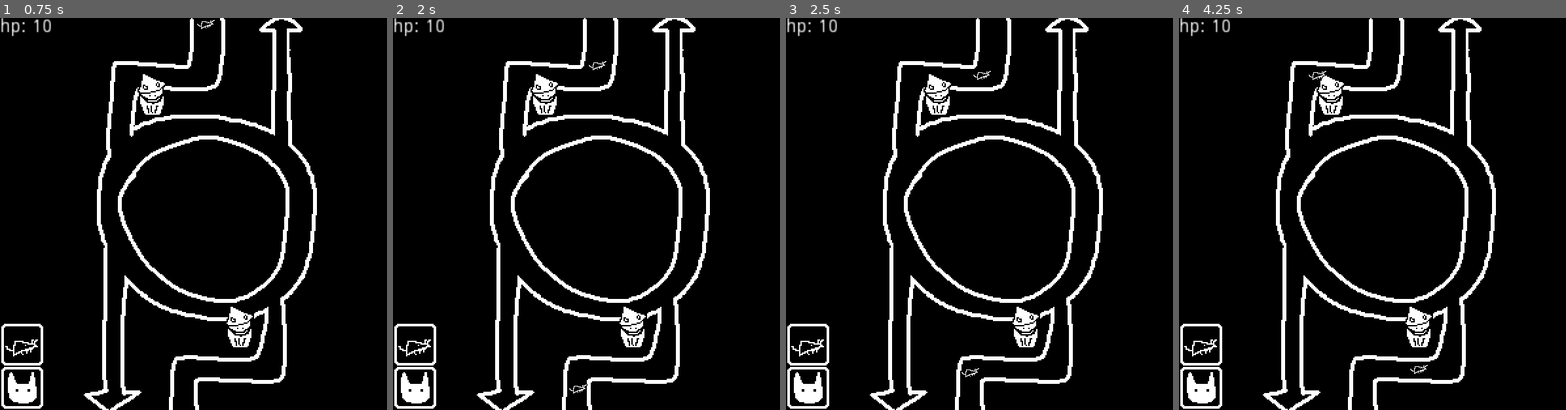
Above: before the commit, frames 1-4 (left to right).
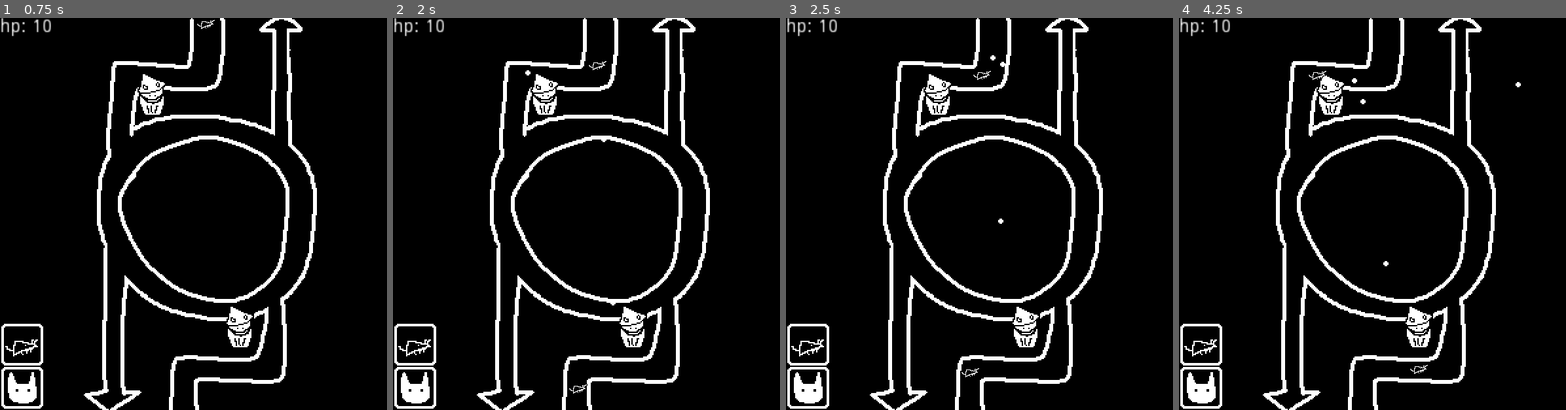
Above: after the commit, the same moments.

Repository: andymjchang/gmtk-2023
Game: Godot game, scene res://Scenes/Main.tscn
Two runs of this game, one before a commit and one after it. Both use one fixed random seed, a clock stepped at 60 frames per second and the inputs below.
Inputs (mouse positions are in pixels of both pictures, inside the frame that each line leads up to):
- Up to frame 1 (0.75 s): tap Enter at 0.5 s; move the mouse to (23, 343) at 0.52 s; click (23, 343) at 0.6 s
- Up to frame 2 (2 s): move the mouse to (416, 386) at 1.27 s; click (416, 386) at 1.35 s
- Up to frame 3 (2.5 s): move the mouse to (1022, 127) at 2.02 s; click (1022, 127) at 2.1 s
- Up to frame 4 (4.25 s): move the mouse to (1357, 292) at 2.77 s; click (1357, 292) at 2.85 s; move the mouse to (1492, 272) at 3.52 s; click (1492, 272) at 3.6 s

Frame 1 is identical in both runs. In frame 2, less than 0.1% of the frame differs, in the area x 34-58%, y 13-74%; in frame 3, less than 0.1%; in frame 4, less than 0.1%, in the area x 44-89%, y 15-64%.

Commit message:
basic tower shooting

Diff:
--- a/Objects/PlacementDetector.tscn
+++ b/Objects/PlacementDetector.tscn
@@ -20,6 +20,7 @@
 
 [node name="Timer" type="Timer" parent="."]
 wait_time = 0.1
+one_shot = true
 
 [connection signal="input_event" from="Area2D" to="." method="_on_Area2D_input_event"]
 [connection signal="timeout" from="Timer" to="." method="_on_Timer_timeout"]
--- a/Objects/PrefabTest.gd
+++ b/Objects/PrefabTest.gd
@@ -1,3 +1,23 @@
 extends Node2D
 
-var dmg = 1
+var atkSpd = 1
+var bulletDmg = 1
+var bulletSpd = 125
+var bulletNode = preload("res://Objects/Projectile.tscn")
+
+func _ready():
+	$Timer.start()
+
+func find_closest_target():
+	var unitArray = get_tree().get_nodes_in_group("UnitNode")
+
+	if unitArray.size() > 0:
+		var dirVector = unitArray[0].global_position - global_position
+		dirVector = dirVector.normalized()
+		var bulletInstance = bulletNode.instance()
+		add_child(bulletInstance)
+		bulletInstance.initialize(dirVector, bulletSpd, bulletDmg)
+
+func _on_Timer_timeout():
+	find_closest_target()
+	$Timer.wait_time = 1 / atkSpd
--- a/Objects/PrefabTest.tscn
+++ b/Objects/PrefabTest.tscn
@@ -11,3 +11,7 @@
 material = ExtResource( 2 )
 texture = ExtResource( 1 )
 centered = false
+
+[node name="Timer" type="Timer" parent="."]
+
+[connection signal="timeout" from="Timer" to="." method="_on_Timer_timeout"]
--- a/Objects/Projectile.gd
+++ b/Objects/Projectile.gd
@@ -11,9 +11,3 @@
 
 func _process(delta):
 	position = position + spd * direction * delta
-
-#func find_closest_target():
-#	var unitArray = get_tree().get_nodes_in_group("UnitNode")
-#	# check if
-#	for node in unitArray:
-#		if node.global_position.distance_to(parentPosition) <
--- a/Scenes/Main.gd
+++ b/Scenes/Main.gd
@@ -30,7 +30,6 @@
 	$Track1.add_child(pathFollowNode)
 	pathFollowNode.add_child(unitScene.instance())
 
-
 func _on_PlacementDetector2_pressed():
 	var pathFollowNode = pathFollow2DScene.instance()
 	$Track2.add_child(pathFollowNode)
